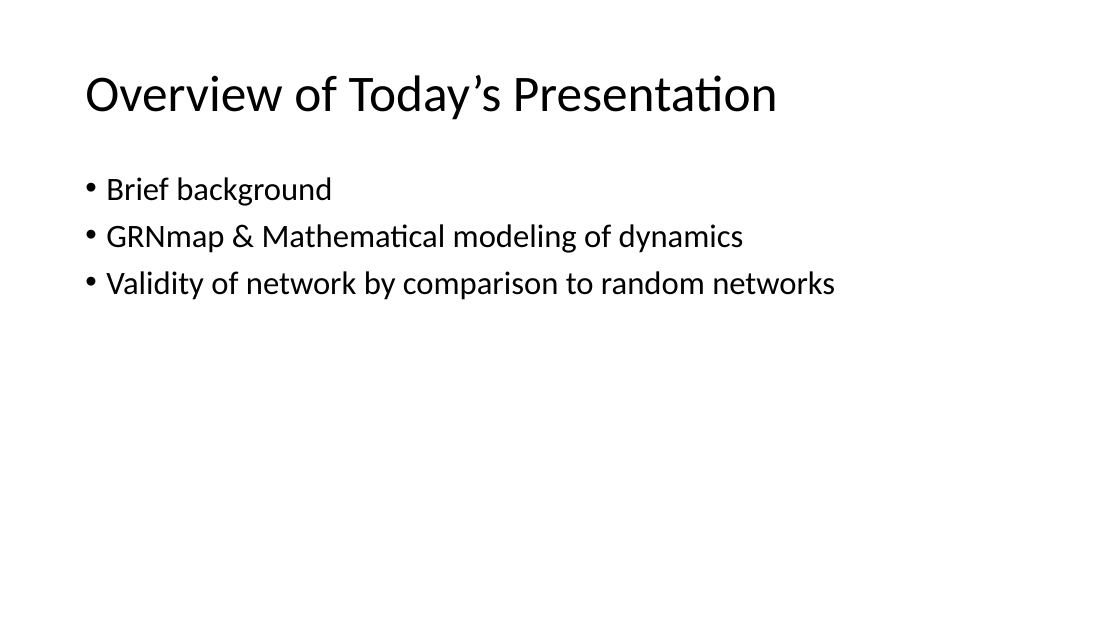
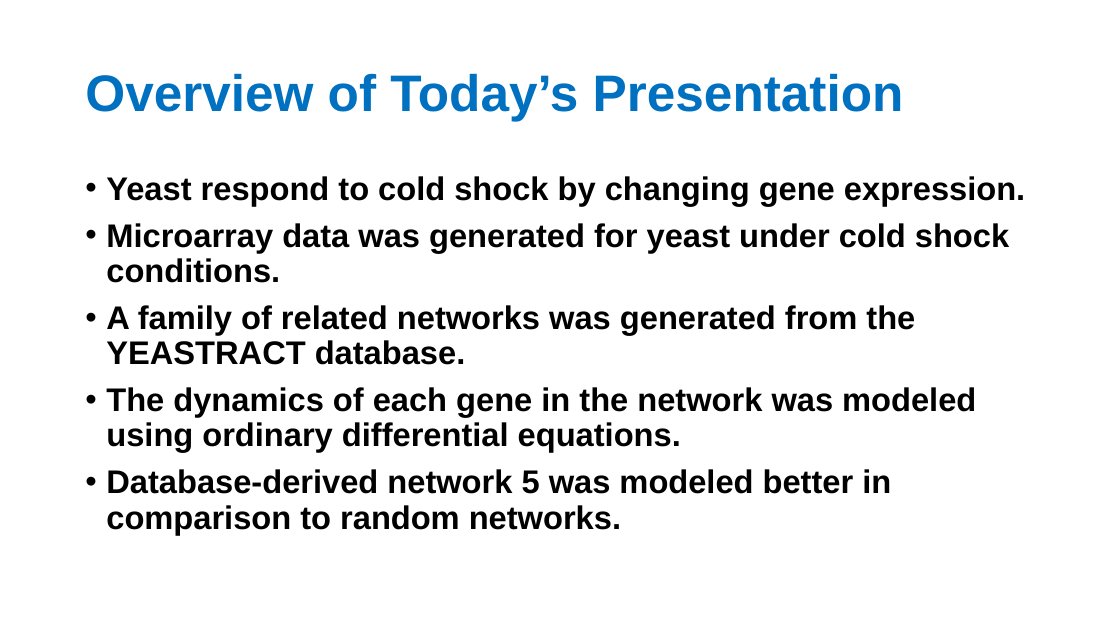
Before and after one commit to kdahlquist/GRNmap, a slide deck: slide 2 of documents/presentations/LMUURS17_NEW.pptx. Drawn at 1120x630 pixels with LibreOffice and Linux fonts; fonts in the diff are those of the drawing. Boxes give left, top, right and bottom in pixels: in the first picture for what was removed or moved away, otherwise in the second. Text is boxed around its words. In the diff, an @@ line names an element or a change of style, - is before the commit and + after.

```diff
--- a/documents/presentations/LMUURS17_NEW.pptx
+++ b/documents/presentations/LMUURS17_NEW.pptx
@@ title "Overview of Today’s Presentation" at [85,73,904,121]: font Calibri to Arial, text colour #000000 to #0070C0, bold on @@
@@ text at [106,176,1025,535]: text changed; font Calibri to Arial; bold on @@
-• Brief background
-• GRNmap & Mathematical modeling of dynamics
-• Validity of network by comparison to random networks
+• Yeast respond to cold shock by changing gene expression.
+• Microarray data was generated for yeast under cold shock conditions.
+• A family of related networks was generated from the YEASTRACT database.
+• The dynamics of each gene in the network was modeled using ordinary differential equations.
+• Database-derived network 5 was modeled better in comparison to random networks.
```
Also in this commit, not shown: 3 other slides changed, 13 slides added, 5 slides removed.
